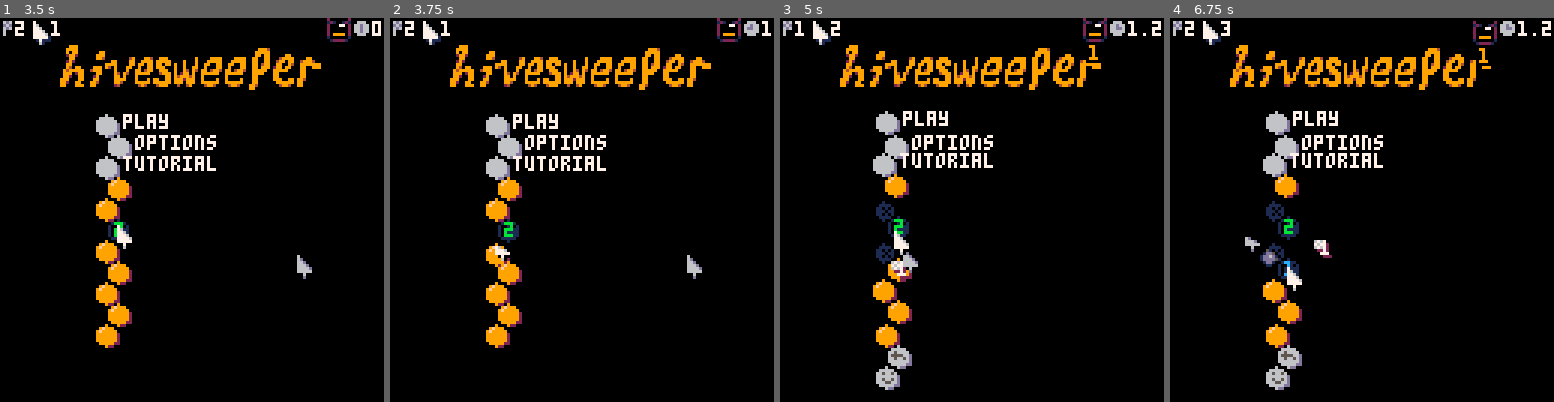
Above: before the commit, frames 1-4 (left to right).
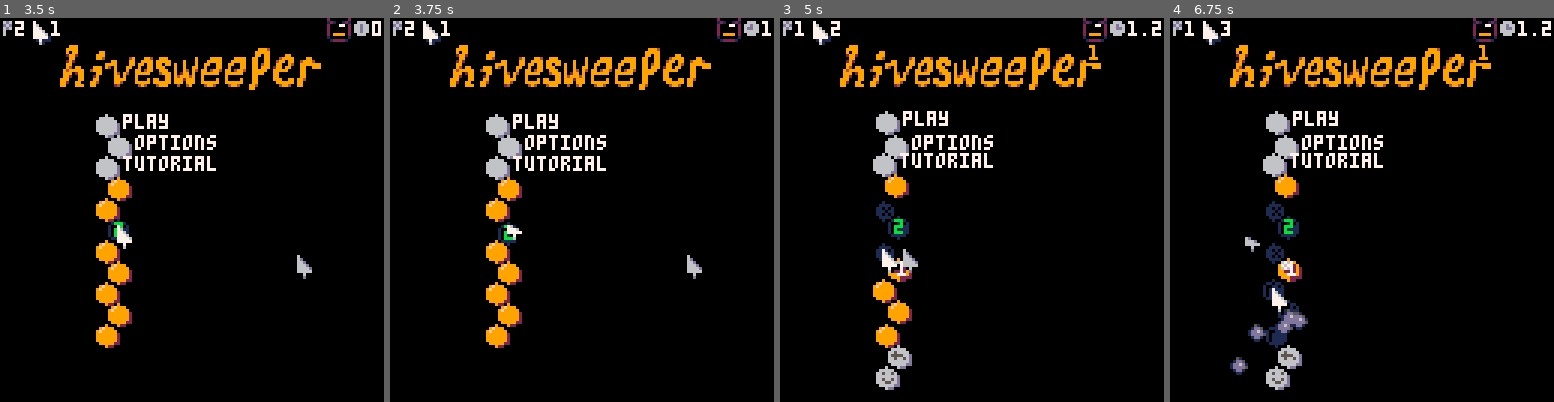
Above: after the commit, the same moments.

Repository: seaspaces27/hivesweeper-p8
Game: PICO-8 cartridge hivesweeper.p8
The game is run twice, just before and just after one commit, with the same random seed, the same clock (stepped at 60 frames per second) and the same inputs.
Inputs (mouse positions are in pixels of both pictures, inside the frame that each line leads up to):
- Up to frame 1 (3.5 s): tap X (X key) at 0.33, 1.07, 1.85, 2.97 s; click (280, 121) at 0.67 s; tap O (Z key) at 0.7, 1.7, 2.1, 2.5, 2.9, 3.3 s; click (46, 267) at 1.22 s; hold Right 1.6-2.1 s; click (107, 114) at 1.77 s; hold Up 2.15-2.42 s; click (172, 259) at 2.32 s; hold Right 2.47-3.03 s; click (234, 106) at 2.87 s; hold Left from 3.08 s (still down); click (295, 256) at 3.42 s
- Up to frame 2 (3.75 s): release Left at 3.58 s; hold Down from 3.63 s (still down); tap O (Z key) at 3.7 s
- Up to frame 3 (5 s): release Down at 3.97 s; click (841, 102) at 3.97 s; hold Right 4.02-4.68 s; tap X (X key) at 4.08 s; tap O (Z key) at 4.1, 4.5, 4.9 s; click (902, 248) at 4.52 s; hold Up from 4.73 s (still down)
- Up to frame 4 (6.75 s): release Up at 5.03 s; click (1354, 94) at 5.07 s; hold Left 5.08-5.68 s; tap X (X key) at 5.2, 6.32 s; tap O (Z key) every 0.4 s from 5.3 to 6.5 s; click (1419, 244) at 5.62 s; hold Down 5.73-6.03 s; hold Right 6.08-6.58 s; click (1481, 90) at 6.17 s; hold Right from 6.63 s (still down); click (1246, 236) at 6.72 s

Frame 1 is identical in both runs. In frame 2, 0.5% of the frame differs, in the area x 25-35%, y 52-65%; in frame 3, 0.3%; in frame 4, 2.3%, in the area x 3-86%, y 0-93%.

Commit message:
powerups and enemies progress

Diff:
--- a/hivesweeper.p8
+++ b/hivesweeper.p8
@@ -234,7 +234,7 @@
    pal(6,cols[s.from+1])
    pal(13,cols_shade[s.from+1])
   end
-  local oy=(hives_screen_pos[s.id].pressing or hives_screen_pos[s.id].temp_press)and 1 or 0
+  local oy=is_pressed(s.id)
   spr(7,s.x,s.y+oy)pal() end
  end
  fl.remove=function(s)
@@ -246,7 +246,7 @@
   end
 
   sfx(10)
- 	s.dx=4-rnd(8)
+ 	s.dx=rrnd(4)
  	s.dy=-3-rnd(1)
   if(flagfield[s.id])then
    flagfield[s.id]=(flagfield[s.id]>1 and flagfield[s.id]-1) or nil
@@ -365,10 +365,12 @@
  --pm=stat(34)==1
  --prm=stat(34)==1
  --update plr inputs
- for i=1,#ents do
+ for i=#ents,1,-1 do
   local e=ents[i]
   if #titlecards==0 and not transition.active then
   	e:upd()
+  else
+   e:move()
   end
  end
 
@@ -408,6 +410,7 @@
   if(plr.id~=plr.togo)then
    move_sfx=true
    plr.id=plr.togo
+   check_powerups(plr)
   end
  end
  if(move_sfx and #players<=2)print(default_tile..rnd(footsteps))
@@ -535,7 +538,7 @@
   end
   local oy=0
   if cell.pressing then oy=1 end
-  if cell.temp_press then oy=1cell.temp_press=nil end
+  if cell.temp_press then oy=1 end
   spr(id,cell[1],cell[2]+oy)pal()
 
   if debug or revealed[i]then
@@ -597,9 +600,13 @@
  if #titlecards>0 then
   titlecards[1]:drw()
  end
-end
-
-function mark_hex(id,t)
+ --clear temp_presses
+ for v in all(hives_screen_pos)do
+  v.temp_press=nil
+ end
+end
+
+function mark_hex(id,t,plr)
  local mark={}
  mark.id=id
  mark.t=mark.full_t or t or 0
@@ -630,11 +637,17 @@
 	   end
    end
    revealed[s.id]=true
-	  unopened-=1
 	  s.done=true sfx(2)
-	  honeyblob(s.id)
+	  if not mines[s.id]then
+	   honeyblob(s.id) unopened-=1
+	  end
 	  if gamerunning then
-	   winlose(mines[s.id])
+	   local lost=mines[s.id]
+	   if lost and plr.powerups["bubble"]then
+	    lost=false
+	    plr.powerups["bubble"]=0
+	   end
+	   winlose(lost)
 	  end
   end
 	 hives_screen_pos[s.id].pressing=nil
@@ -789,13 +802,21 @@
   local n_id=transpose(id,dirs[i])
   if range>1 then
    for j=1,range-1 do
+    if n_id then
     n_id=transpose(n_id,dirs[i])
+    end
    end
   end
-  add(adj,n_id)
+  if(n_id)add(adj,n_id)
  end
  return adj
 end
+
+function is_pressed(id)
+ if(not hives_screen_pos[id])return 0
+ return(hives_screen_pos[id].pressing or hives_screen_pos[id].temp_press)and 1 or 0
+end
+
 function transpose(id,os)
  local mod_x=id%hive_wi
 	--odd row or not
@@ -824,7 +845,7 @@
    return n_id
   end
  end
- return id
+ return nil --id
 end
 
 function open_cell(i,plr)
@@ -838,7 +859,7 @@
  else
   sfx(13)
  end
- local check=mark_hex(i,5)
+ local check=mark_hex(i,5,plr)
  check.t=0
 end
 
@@ -1288,7 +1309,7 @@
 
 		--interactions
 		if(a_released) and revealed[s.id]==false and flagfield[s.id]==nil then
-		 open_cell(s.id,s.pl) s.clicks+=1
+		 open_cell(s.id,s) s.clicks+=1
 		 if s.powerups["noflag"]then
 		 if s.powerups["noflag"]>0then
 		  s.powerups["noflag"]-=1
@@ -1330,6 +1351,7 @@
 	 if s.first_call==true or first_call then
 	  spr(33,s.x,s.y)
 	 end
+	 drw_powerups(s)
 	 //print("\#2"..s.id.." "..s.cooldown)
 	 //print("\#2"..s.hin.." "..s.vin)
 	end
@@ -1338,36 +1360,154 @@
 -->8
 --objects
 
-function add_hopper(id)
- local e={}e.id=id
- e.togo=e.id
+function check_powerups(e)
+	for p in all(ents)do
+	 if p.class=="powerup"then
+	  if p.id==e.id then
+	   --is occupying a powerup
+	   get_powerup(e,p.name)
+	   p:got(e)
+	   del(ents,p)
+	  end
+	 end
+	end
+end
+function check_enemies(e)
+ local found=false
+	for en in all(ents)do
+	 if en~=e and en.class=="enemy"then
+	  if en.id==e.id then
+	   en:die() found=true
+	  end
+	 end
+	end
+	return found
+end
+
+function get_powerup(e,name)
+ //e.powerups[name]=true
+ if name=="bubble"then
+  e.powerups["bubble"]=60*10
+ end
+end
+function drw_powerups(e)
+ if e.powerups["bubble"]~=nil then
+  spr(27,e.x-2,e.y)
+ end
+end
+
+function add_obj(id)
+ local e={}e.id=id e.togo=e.id
  e.x=hives_screen_pos[e.id][1]
  e.y=hives_screen_pos[e.id][2]
+ e.t=0 e.powerups={}
+ e.move=function(s)
+  if s.id then
+	  local cell=hives_screen_pos[s.id]
+	  s.x=lerp(s.x,cell[1],.35)
+			s.y=lerp(s.y,cell[2],.35)
+		end
+ end
+ e.die=function(s)
+  if s.powerups then
+   if s.powerups["bubble"]then
+    s.powerups["bubble"]=nil
+    sfx(6,-1,3,2)
+    return
+   end
+  end
+  if s.name then
+   local sp=nil
+   if s.name=="hopper"then
+    sp=56
+   end
+
+   local corpse=sp_part(sp,s.x,s.y,
+   rrnd(1.5),-1.5,false)
+   corpse.recol={{11,8}}
+  end
+ end
+ return e
+end
+
+function add_powerup(id,name)
+ local e=add_obj(id)
+ e.class="powerup" e.name=name
+ e.got=function(s)
+ end
+ add(ents,e)
+ return e
+end
+
+function add_bubble(id)
+ local e=add_powerup(id,"bubble")
+ e.upd=function(s)
+  e.t+=1
+ end
+ e.drw=function(s)
+  spr(27,s.x,s.y+sin(s.t/90))
+ end
+ e.got=function(s)
+  sfx(5)
+  s:die()
+ end
+ return e
+end
+
+function add_hopper(id)
+ local e=add_obj(id)
+ e.class="enemy"e.name="hopper"
  e.side=ceil(rnd(1))==1
- e.t=0
+ e.hopped_from=e.id
  e.move=function(s)
-	 s.id=min(s.id,#hives_screen_pos)
-		local cell=hives_screen_pos[s.id]
-		s.x=lerp(s.x,cell[1],.35) //.4
-		s.y=lerp(s.y,cell[2],.35) //.4
+		local cell=hives_screen_pos[s.hopped_from]
+
+		if(s.togo==s.id)then --staning
+		 s.x=lerp(s.x,cell[1],.35) //.4
+		 s.y=lerp(s.y,cell[2],.35) //.4
+	 else --hopped
+	  local togo=hives_screen_pos[s.togo]
+	  local ti=s.t/30
+	  s.y=(sin(ti/2)*16)
+	  +lerp(cell[2],togo[2],ti)
+	  s.x=lerp(cell[1],togo[1],ti)
+	  if ti>=1 then --landed
+	   s.t=0 sfx(6,0,1,1)
+	   s.id=s.togo s.hopped_from=s.id
+	   check_powerups(s)
+	   if(check_enemies(e))s.t=86
+	  end
+	 end
 	end
  e.upd=function(s)
   e:move()
   s.t+=1
-  if(revealed[s.id] and s.t>=240)or
-  not revealed[s.id] and s.t>=60 then --hop
-   s.t=0
-   local adj=neighbours(s.id,2)
-   s.togo=rnd(adj)
-   if s.id~=s.togo then
-    s.id=s.togo
-    sfx(6,-1,0,3)
+  if s.id==s.togo then
+   if s.t<4 or s.t>86 then
+    hives_screen_pos[s.id].temp_press=true
    end
-  end
+	  if((revealed[s.id] and s.t>=240)or
+	  not revealed[s.id] and s.t>=90)then --hop
+	   local adj=neighbours(s.id,2)
+	   s.togo=mid(1,rnd(adj),#hives_screen_pos)
+	   if s.id~=s.togo then
+	    s.t=0 --hop
+	    s.side=hives_screen_pos[s.togo][1]>hives_screen_pos[s.id][1] and 1 or 0
+	    sfx(6,0,0,3)
+	    s.hopped_from=s.id s.id=nil
+	   else
+	    s.t=0
+	   end
+	  end
+	 end
  end
  e.drw=function(s)
-  local oy=hives_screen_pos[s.id].temp_press and 1 or 0
-  spr(56,s.x,s.y+oy,1,1,s.side==0 and true)
+  local oy=is_pressed(s.id)
+  pal(1,0)
+  spr(s.id~=s.togo and 57 or 56,
+  s.x,s.y+oy,1,1,s.side==0 and true)
+  pal()
+  drw_powerups(s)
  end
  add(ents,e)
  return e
Not shown, changed: 19 lines of the sprite sheet (__gfx__) section of hivesweeper.p8
Not shown, changed: the sound effects (__sfx__) section of hivesweeper.p8
